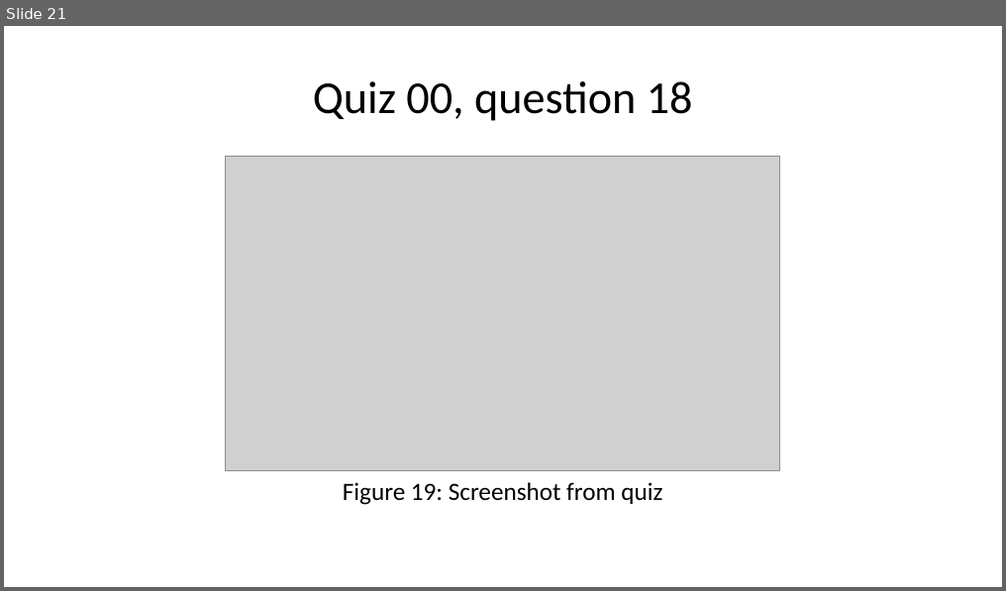
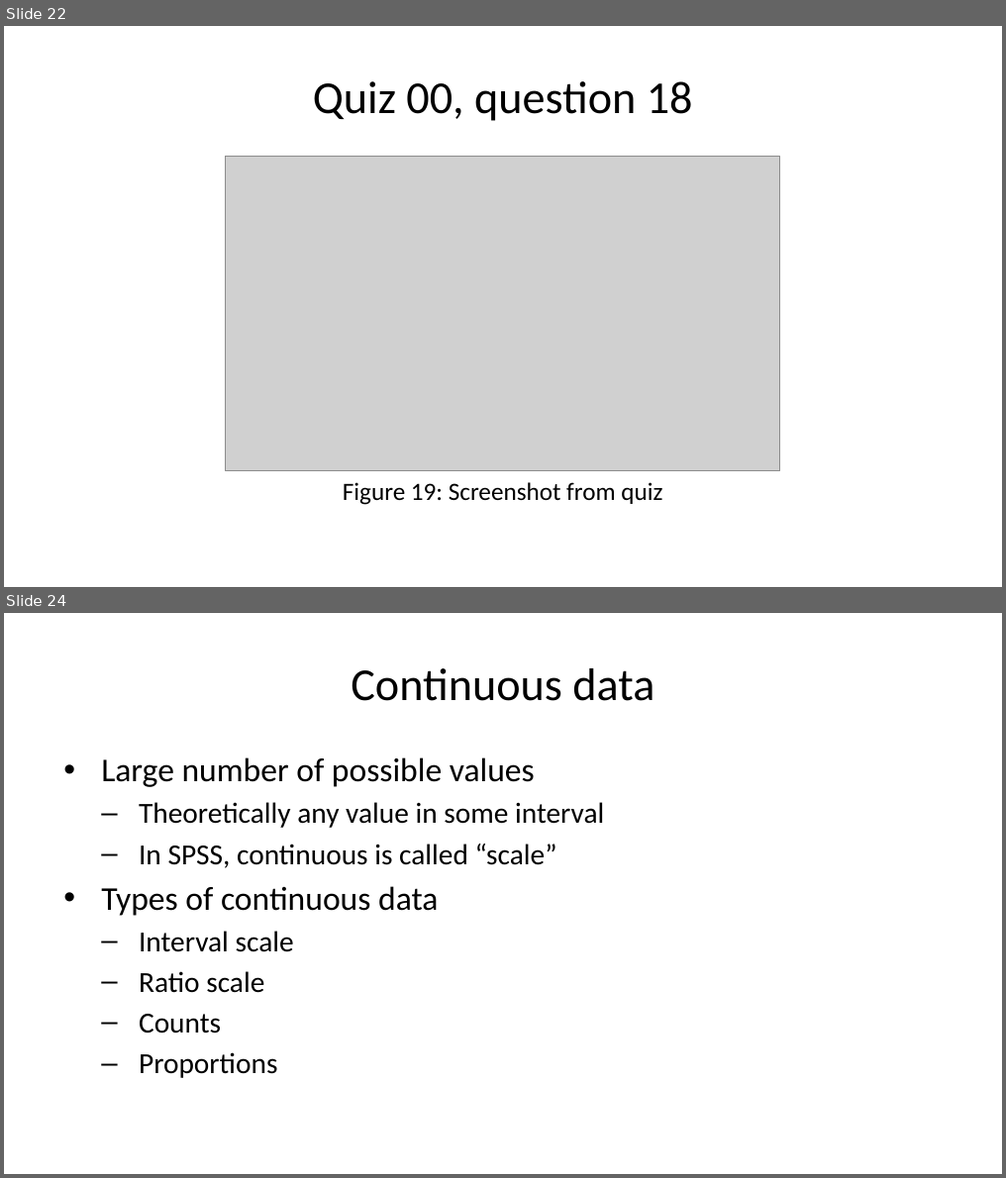
Before and after one commit to pmean/classes, a slide deck: biostats-1/src/week-02.pptx. Shown one above the other, each under a label of ours: slide 21 before the commit, slides 22 and 24 after it; the slides between them are not shown. The pictures are 1006x591 and 1006x1178 pixels, drawn with LibreOffice and Linux fonts; fonts in the diff are those of the drawing; grey boxes stand for pictures. Boxes give left, top, right and bottom in pixels: in the first picture for what was removed or moved away, otherwise in the second. Text is boxed around its words. In the diff, an @@ line names an element or a change of style, - is before the commit and + after.

```diff
--- a/biostats-1/src/week-02.pptx
+++ b/biostats-1/src/week-02.pptx
@@ slide 24 added at [4,613,1002,1174], background #FFFFFF @@
@@ title added at [350,668,654,701], 33 pt, text #000000 @@
+Continuous data
@@ text added at [101,758,604,1078], 21 pt, text #000000 @@
+• Large number of possible values
+  – Theoretically any value in some interval
+  – In SPSS, continuous is called “scale”
+• Types of continuous data
+  – Interval scale
+  – Ratio scale
+  – Counts
+  – Proportions
@@ what was slide 21 is now slide 22 @@
```
Also in this commit, not shown: 6 other slides added, 1 other file.
